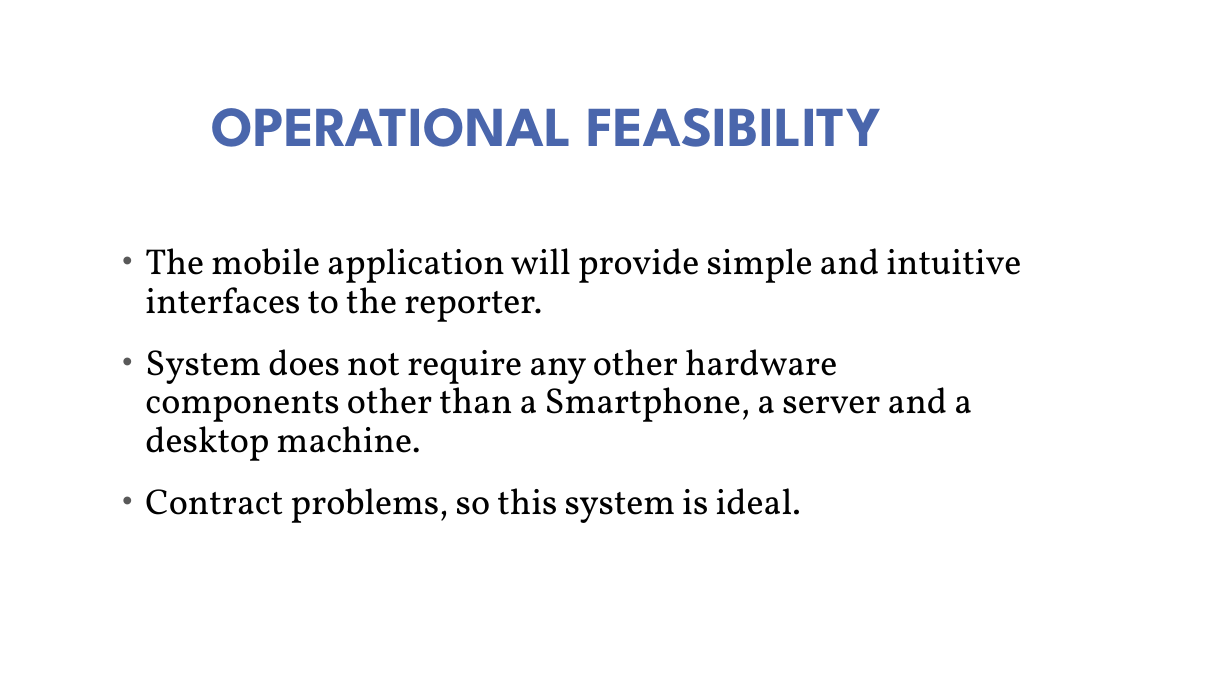
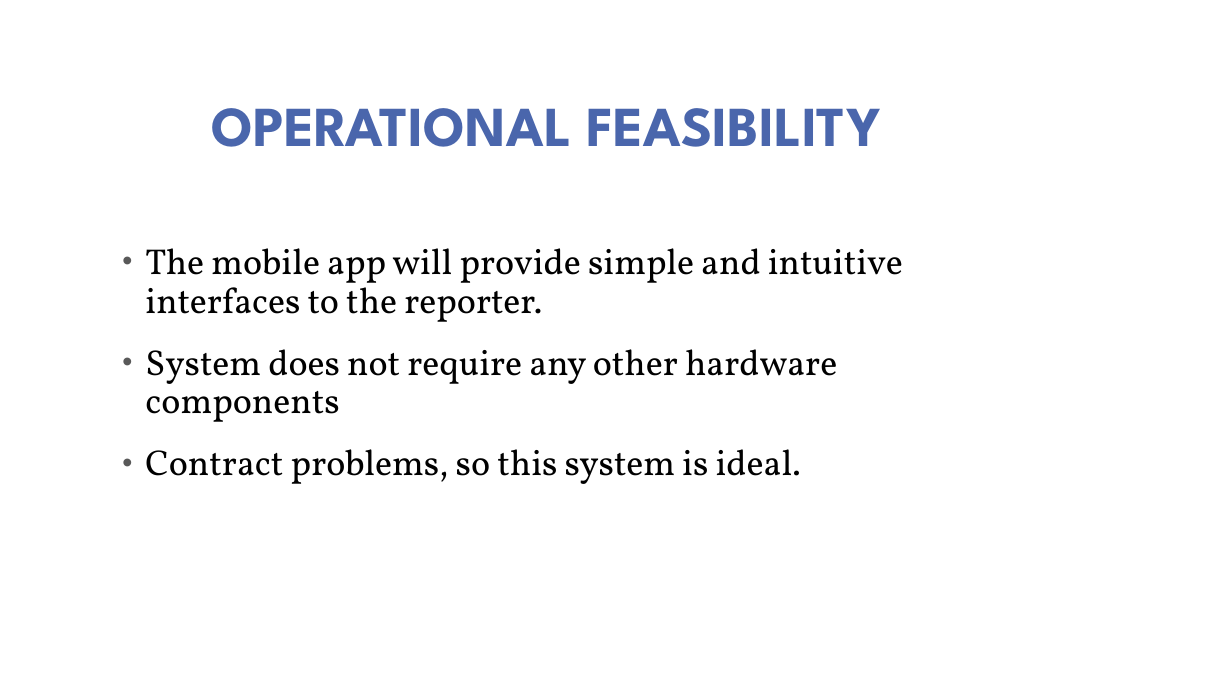
Before and after one commit to Dhanushka-Sanjaya/2nd-year-Group-Project, a slide deck: slide 17 of presentation/GROUP 13.pptx. Drawn at 1232x693 pixels with LibreOffice and Linux fonts; fonts in the diff are those of the drawing; background and template pictures are left out. Boxes give left, top, right and bottom in pixels: in the first picture for what was removed or moved away, otherwise in the second. Text is boxed around its words. In the diff, an @@ line names an element or a change of style, - is before the commit and + after.

```diff
--- a/presentation/GROUP 13.pptx
+++ b/presentation/GROUP 13.pptx
@@ text at box(145, 248, 903, 422): text changed @@
-• The mobile application will provide simple and intuitive interfaces to the reporter.
-• System does not require any other hardware components other than a Smartphone, a server and a desktop machine.
+• The mobile app will provide simple and intuitive interfaces to the reporter.
+• System does not require any other hardware components
```
Also in this commit, not shown: 3 other slides changed, 5 slides added, 4 slides removed.
